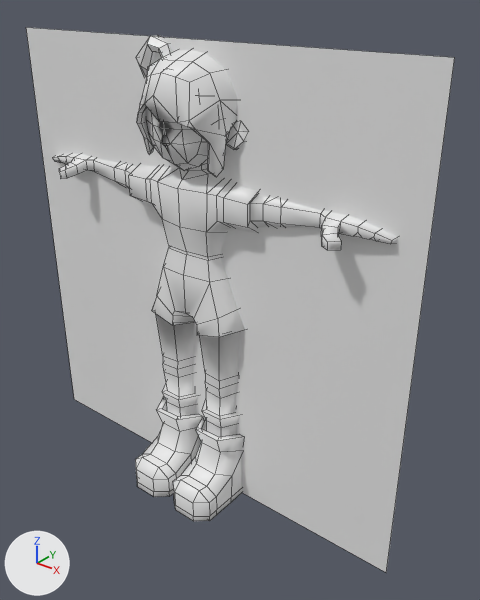
Two versions of the FBX model SG25/Assets/Character/Customer.fbx, one commit apart.
Camera for both pictures: a 50 mm lens placed at (1.41, -1.54, 1.76), pointed at (0.13, 0.07, 0.76). Every picture has the same lights, and +X, +Y and +Z are marked at lower left. Mesh edges are drawn as thin lines. Where no turn or scale is listed for an object, it has been applied to the vertices.

Names of what the first picture shows: 'Ear', '평면'.
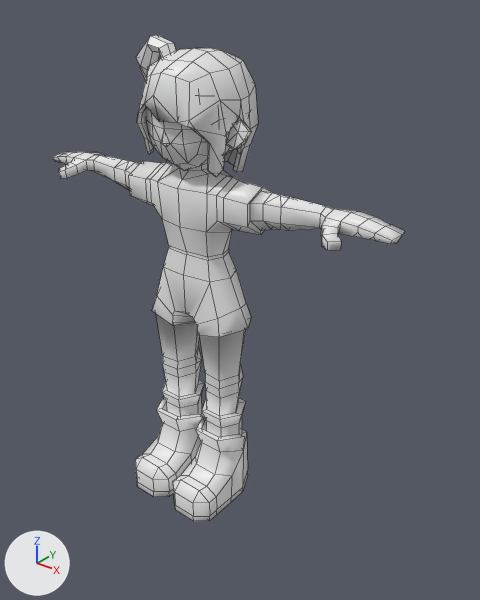
Boxes [x1, y1, x2, y2] around the edits, measured in the pictures (480 x 600 px):
'평면', deleted: before [26, 27, 455, 572]

What changed in the scene script:
```text
Remove ob_평면:
    ob_평면 = bpy.data.objects.new('평면', me_평면)
    ob_평면.location = (0.0, 0.0, 0.8)
```
